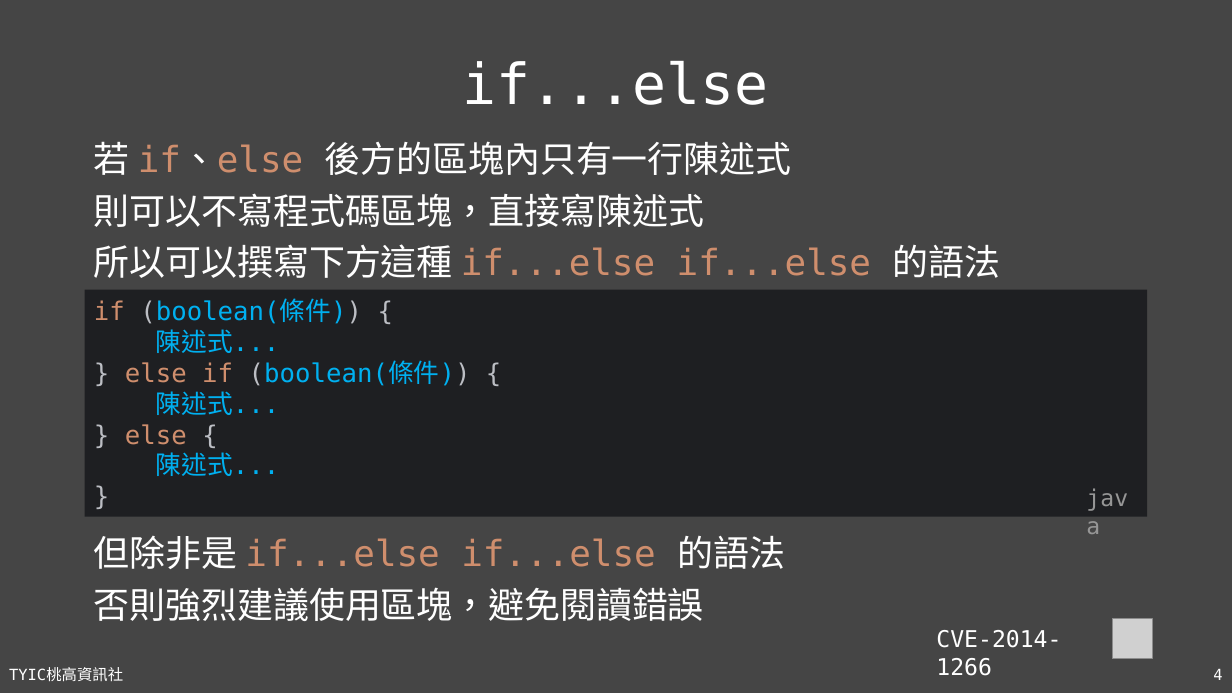
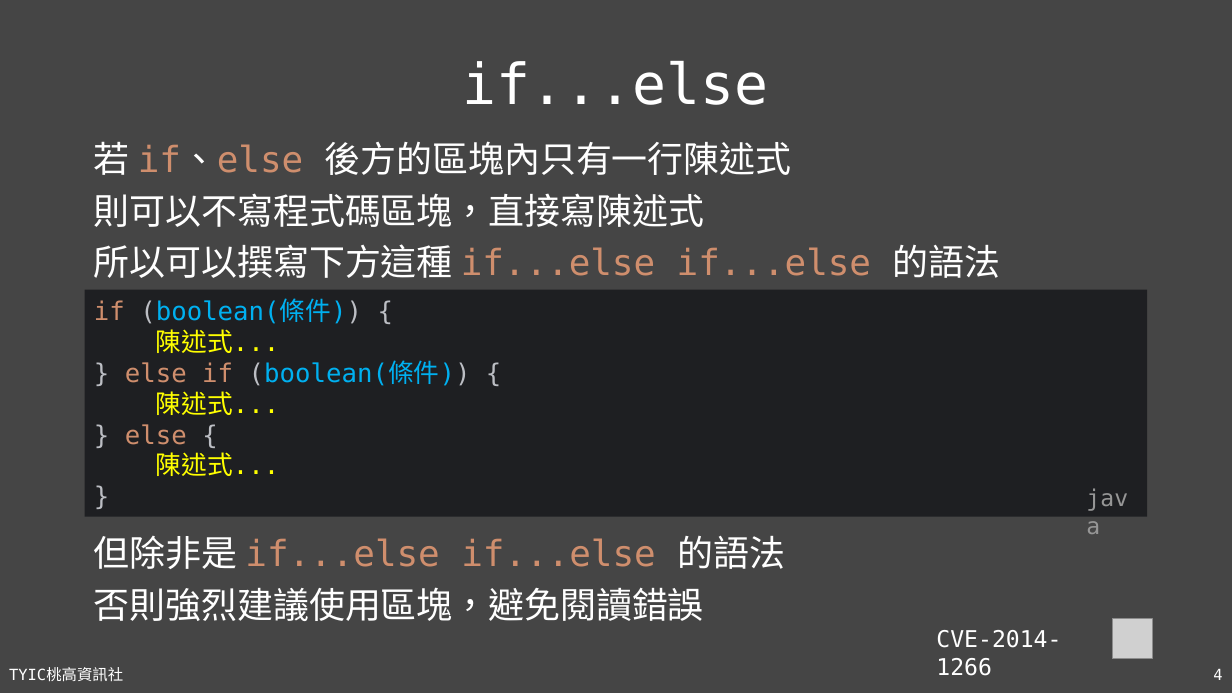
Before and after one commit to TYSHIC/slides, a slide deck: slide 4 of powerpoint/06_流程控制.pptx. Drawn at 1232x693 pixels with LibreOffice and Linux fonts; fonts in the diff are those of the drawing; grey boxes stand for pictures. Boxes give left, top, right and bottom in pixels: in the first picture for what was removed or moved away, otherwise in the second. Text is boxed around its words. In the diff, an @@ line names an element or a change of style, - is before the commit and + after.

```diff
--- a/powerpoint/06_流程控制.pptx
+++ b/powerpoint/06_流程控制.pptx
@@ rectangle "if (boolean(條件)) { 陳述式... } ..." at bbox=[85, 289, 1148, 517]: text colour #00B0F0 to #FFFF00 in "陳述式... 陳述式... 陳述式..." @@
```
Also in this commit, not shown: 2 other slides changed, 2 slides added, 1 slide removed, 9 other files.
